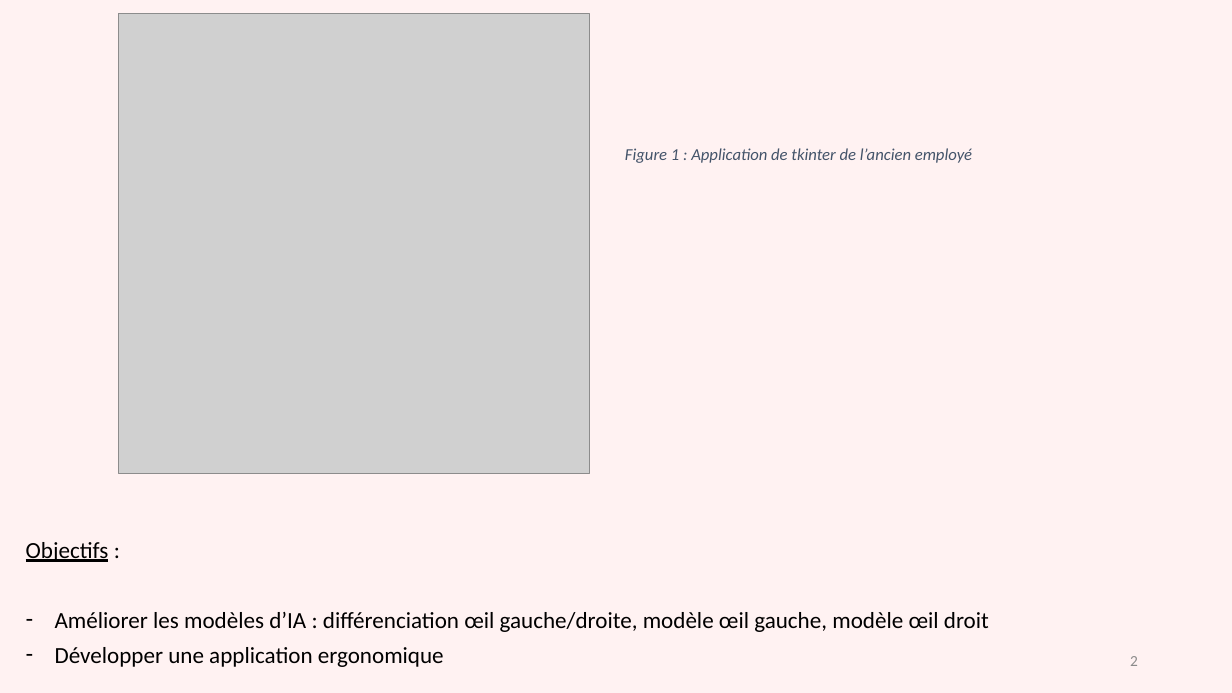
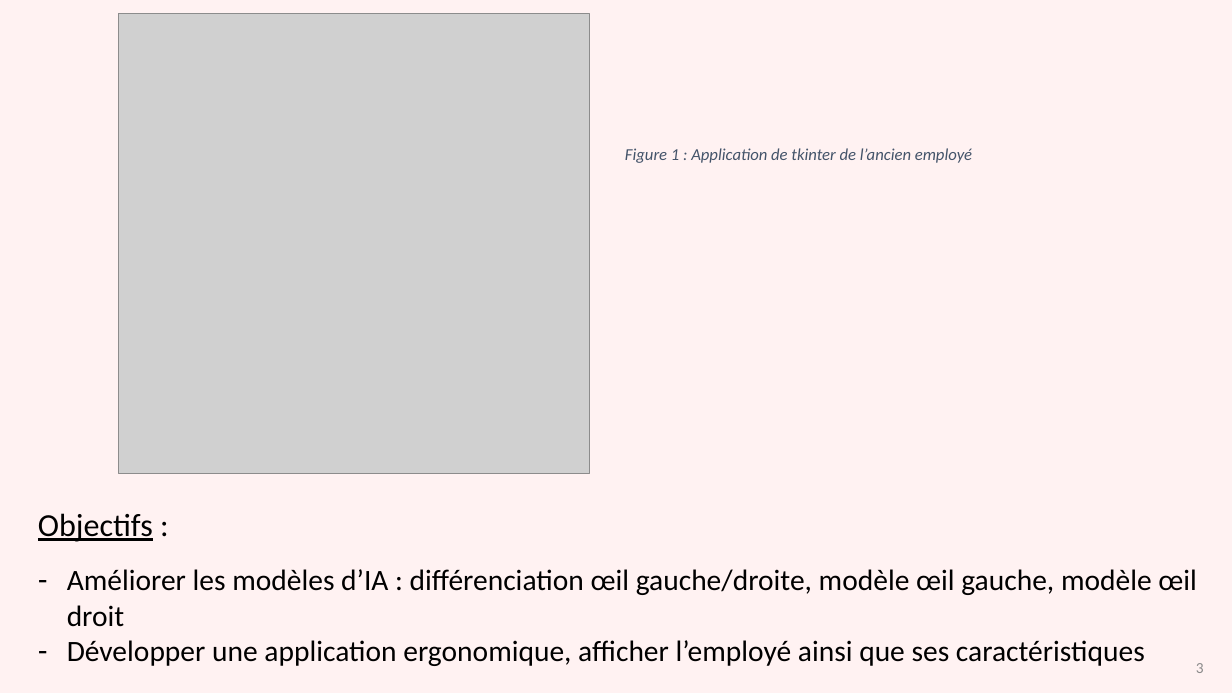
Before and after one commit to gdaume24/Projet-chef-oeuvre, a slide deck: slide 3 of E2/Présentation E2.pptx (slide 2 before the commit). Drawn at 1232x693 pixels with LibreOffice and Linux fonts; fonts in the diff are those of the drawing; grey boxes stand for pictures. Boxes give left, top, right and bottom in pixels: in the first picture for what was removed or moved away, otherwise in the second. Text is boxed around its words. In the diff, an @@ line names an element or a change of style, - is before the commit and + after.

```diff
--- a/E2/Présentation E2.pptx
+++ b/E2/Présentation E2.pptx
@@ text "Objectifs :": place and size @@
-text "Objectifs :" at (26,542,989,667)
+text "Objectifs :" at (38,513,1197,666)
@@ text at (38,513,1197,627): size 18 to 25 pt in "Objectifs :"; size 18 to 23 pt in "Améliorer les modèles d’IA : différenciation œil ..."; line spacing 0.8 to 1; less space between paragraphs @@
@@ text at (67,640,1145,666): text changed; size 18 to 23 pt @@
-– Développer une application ergonomique
+– Développer une application ergonomique, afficher l’employé ainsi que ses caractéristiques
@@ page number removed at (1130,656,1138,666) @@
-2
@@ page number added at (1196,663,1204,673), 12 pt, text #8C8C8C @@
+3
```
Also in this commit, not shown: 7 other slides changed, 1 slide added, 4 other files.
